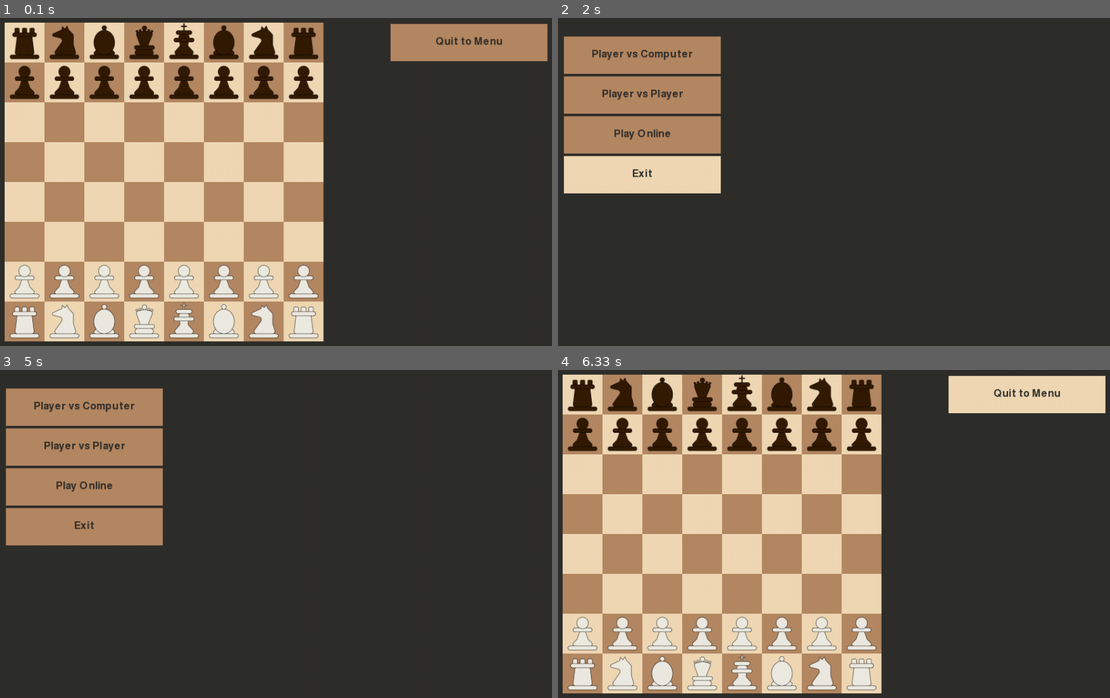
Above: before the commit, frames 1-4 (two rows, left to right).
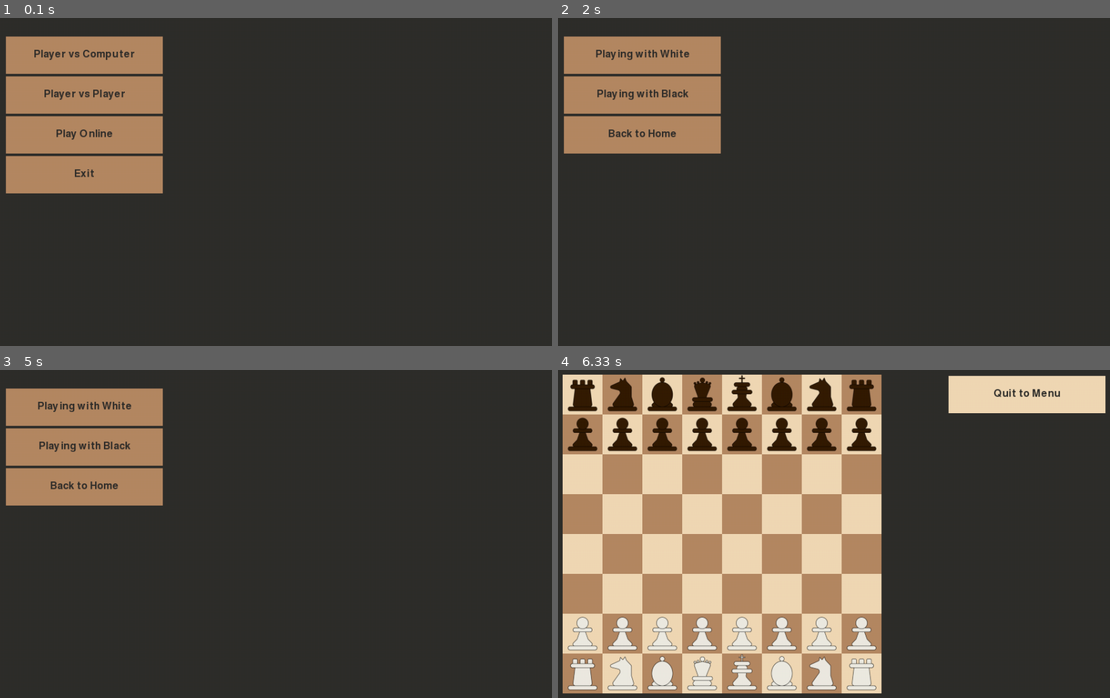
Above: after the commit, the same moments.

Repository: yudur/chess-pygame
Game: pygame game, started from src/main.py
Two runs of this game, one before a commit and one after it. Both use one fixed random seed, a clock stepped at 60 frames per second and the inputs below.
Inputs (mouse positions are in pixels of both pictures, inside the frame that each line leads up to):
- Up to frame 1 (0.1 s): no input
- Up to frame 2 (2 s): press the mouse at (640, 93) at 0.37 s; move the mouse to (723, 86) at 0.47 s; release the mouse at (811, 77) at 0.6 s; press the mouse at (1027, 40) at 0.7 s; move the mouse to (822, 165) at 0.8 s; release the mouse at (618, 293) at 0.93 s; click "Player vs Computer" at 1.05 s; press the mouse at (640, 132) at 1.37 s; move the mouse to (673, 221) at 1.47 s; release the mouse at (701, 306) at 1.6 s; press the mouse at (640, 54) at 1.7 s; move the mouse to (624, 113) at 1.8 s; release the mouse at (607, 172) at 1.93 s
- Up to frame 3 (5 s): press the mouse at (82, 484) at 2.03 s; move the mouse to (264, 579) at 2.13 s; release the mouse at (441, 671) at 2.27 s; press the mouse at (82, 445) at 2.37 s; move the mouse to (165, 419) at 2.47 s; release the mouse at (248, 389) at 2.6 s; press the mouse at (165, 534) at 2.7 s; move the mouse to (303, 488) at 2.8 s; release the mouse at (447, 442) at 2.93 s; press the mouse at (469, 392) at 3.03 s; move the mouse to (264, 406) at 3.13 s; release the mouse at (66, 419) at 3.27 s; press the mouse at (82, 445) at 3.37 s; move the mouse to (176, 511) at 3.47 s; release the mouse at (264, 576) at 3.6 s; click (143, 655) at 3.72 s; click (55, 652) at 4.05 s; press the mouse at (469, 392) at 4.37 s; move the mouse to (458, 452) at 4.47 s; release the mouse at (447, 507) at 4.6 s; press the mouse at (82, 406) at 4.7 s; move the mouse to (264, 504) at 4.8 s; release the mouse at (452, 599) at 4.93 s
- Up to frame 4 (6.33 s): press the mouse at (640, 484) at 5.03 s; move the mouse to (834, 474) at 5.13 s; release the mouse at (1027, 461) at 5.27 s; press the mouse at (640, 445) at 5.37 s; move the mouse to (718, 455) at 5.47 s; release the mouse at (789, 461) at 5.6 s; press the mouse at (1027, 392) at 5.7 s; move the mouse to (1032, 432) at 5.8 s; release the mouse at (1043, 468) at 5.93 s; press the mouse at (640, 445) at 6.03 s; move the mouse to (822, 422) at 6.13 s; release the mouse at (1005, 399) at 6.27 s

The runs differ from the first frame. In frame 1, 54% of the frame differs, in the area x 0-100%, y 1-99%; in frame 2, 4.0%; in frame 3, 4.0%; in frame 4, nothing differs.

Commit message:
feat: integrate Stockfish AI and add board flip for black

Diff:
--- /dev/null
+++ b/src/chess/ai.py
@@ -0,0 +1,171 @@
+from __future__ import annotations
+
+from typing import Optional, Tuple
+
+from stockfish import Stockfish
+
+from src.utils import settings
+from src.chess.board import Board
+from src.chess.pieces.king import King
+from src.chess.pieces.rook import Rook
+
+
+Coord = Tuple[int, int]
+MoveCoords = Tuple[Coord, Coord]
+
+
+class AiEngine:
+    """Thin wrapper around the Stockfish engine.
+
+    This class is responsible only for:
+    - holding a Stockfish instance
+    - translating our Board into FEN
+    - translating a UCI move (e2e4) into (row, col) coordinates
+    """
+
+    def __init__(self, color: str, elo: int = 1350) -> None:
+        # 'white' or 'black' that this engine plays as
+        self.color = color
+
+        # Path to the Stockfish binary is configured in settings
+        self.sf = Stockfish(settings.STOCKFISH_PATH)
+        self.sf.set_elo_rating(elo)
+
+    def get_move(
+        self,
+        board: Board,
+        side_to_move: str,
+        time_limit_ms: int = 1000,
+    ) -> Optional[MoveCoords]:
+        """Ask Stockfish for a move for the given side.
+
+        :param board: Current Board instance.
+        :param side_to_move: 'white' or 'black'. Should match the current_turn
+                             in GameLogic when this is called.
+        :param time_limit_ms: Time limit hint in milliseconds (not all
+                              Stockfish Python bindings use it; we fall back
+                              to get_best_move() if needed).
+        :return: ((from_row, from_col), (to_row, to_col)) or None if no move.
+        """
+
+        fen = _board_to_fen(board, side_to_move)
+        self.sf.set_fen_position(fen)
+
+        # Some versions expose get_best_move_time, others only get_best_move.
+        move_str: Optional[str]
+        if hasattr(self.sf, "get_best_move_time"):
+            move_str = self.sf.get_best_move_time(time_limit_ms)
+        else:
+            move_str = self.sf.get_best_move()
+
+        if not move_str:
+            return None
+
+        return _uci_to_coords(move_str)
+
+
+def _board_to_fen(board: Board, color: str) -> str:
+    """Convert internal Board representation to a FEN string.
+
+    This includes:
+    - piece placement from our 8x8 array
+    - active color ("w" or "b")
+    - basic castling rights inferred from king/rook has_moved flags
+    - en-passant and move counters simplified ("- 0 1")
+    """
+
+    rows = []
+    for row in range(8):  # 0 (black back rank) -> 7 (white back rank)
+        empty = 0
+        row_str = ""
+        for col in range(8):
+            piece = board.get_piece(row, col)
+            if piece is None:
+                empty += 1
+                continue
+
+            if empty > 0:
+                row_str += str(empty)
+                empty = 0
+
+            kind = piece.kind
+            if kind == "pawn":
+                letter = "p"
+            elif kind == "rook":
+                letter = "r"
+            elif kind == "knight":
+                letter = "n"
+            elif kind == "bishop":
+                letter = "b"
+            elif kind == "queen":
+                letter = "q"
+            elif kind == "king":
+                letter = "k"
+            else:
+                letter = "?"
+
+            if piece.color == "white":
+                letter = letter.upper()
+
+            row_str += letter
+
+        if empty > 0:
+            row_str += str(empty)
+        rows.append(row_str)
+
+    placement = "/".join(rows)
+
+    active_color = "w" if color == "white" else "b"
+
+    rights = []
+
+    # White castling
+    wk = board.get_piece(7, 4)
+    if isinstance(wk, King) and not wk.has_moved:
+        wr_h = board.get_piece(7, 7)
+        wr_a = board.get_piece(7, 0)
+        if isinstance(wr_h, Rook) and not wr_h.has_moved:
+            rights.append("K")
+        if isinstance(wr_a, Rook) and not wr_a.has_moved:
+            rights.append("Q")
+
+    # Black castling
+    bk = board.get_piece(0, 4)
+    if isinstance(bk, King) and not bk.has_moved:
+        br_h = board.get_piece(0, 7)
+        br_a = board.get_piece(0, 0)
+        if isinstance(br_h, Rook) and not br_h.has_moved:
+            rights.append("k")
+        if isinstance(br_a, Rook) and not br_a.has_moved:
+            rights.append("q")
+
+    castling = "".join(rights) if rights else "-"
+
+    en_passant = "-"
+    halfmove = 0
+    fullmove = 1
+
+    return f"{placement} {active_color} {castling} {en_passant} {halfmove} {fullmove}"
+
+
+def _uci_to_coords(move: str) -> MoveCoords:
+    """Convert a UCI move string (e.g. 'e2e4') to (row, col) coordinates."""
+
+    if len(move) < 4:
+        raise ValueError(f"Invalid UCI move: {move}")
+
+    from_file, from_rank, to_file, to_rank = move[0], move[1], move[2], move[3]
+
+    def file_to_col(ch: str) -> int:
+        return ord(ch) - ord("a")
+
+    def rank_to_row(ch: str) -> int:
+        # Rank '8' is row 0, rank '1' is row 7
+        return 8 - int(ch)
+
+    from_col = file_to_col(from_file)
+    from_row = rank_to_row(from_rank)
+    to_col = file_to_col(to_file)
+    to_row = rank_to_row(to_rank)
+
+    return (from_row, from_col), (to_row, to_col)
--- /dev/null
+++ b/src/core/chess_session.py
@@ -0,0 +1,88 @@
+from abc import ABC, abstractmethod
+
+from src.chess.game_logic import GameLogic
+
+
+class ChessSession(ABC):
+    """Abstracts a game mode (local, online, vs AI).
+
+    It encapsulates GameLogic and exposes high-level operations
+    that the game state (GameState) needs to call.
+    """
+
+    def __init__(self, local_color: str | None) -> None:
+        # Chess rules engine, shared across all modes
+        self.logic = GameLogic()
+        self.local_color = local_color
+
+    @abstractmethod
+    def handle_board_click(self, row: int, col: int) -> None:
+        """Handle a click on a board square (logical coordinates)."""
+        raise NotImplementedError
+
+    def update(self, dt: float) -> None:
+        """Session-specific updates (network, AI, timers, etc.).
+
+        In a pure local game, there is nothing to do here.
+        """
+
+
+class LocalChessSession(ChessSession):
+    """Local game session (Player vs Player on the same PC)."""
+
+    def handle_board_click(self, row: int, col: int) -> None:
+        # In local mode, just delegate to GameLogic to decide selection/move
+        self.logic.select_square(row, col)
+
+
+class OnlineChessSession(ChessSession):
+    pass
+
+
+class AiChessSession(ChessSession):
+    def __init__(self, local_color):
+        from src.chess.ai import AiEngine
+
+        super().__init__(local_color)
+
+        # Human plays as local_color; AI plays as the opposite color
+        self.human_color = local_color
+        self.ai_color = "black" if local_color == "white" else "white"
+        self.ai = AiEngine(color=self.ai_color, elo=1900)
+
+    def handle_board_click(self, row, col):
+        """Handle human input only when it's the human's turn."""
+
+        if self.logic.game_over:
+            return
+
+        if self.logic.current_turn != self.human_color:
+            # Ignore clicks when it's not the human's turn
+            return
+
+        self.logic.select_square(row, col)
+
+    def update(self, dt: float) -> None:
+        """Let the AI move automatically when it's its turn."""
+
+        if self.logic.game_over:
+            return
+
+        if self.logic.current_turn != self.ai_color:
+            return
+
+        move = self.ai.get_move(self.logic.board, self.ai_color)
+        if move is None:
+            return
+
+        (from_row, from_col), (to_row, to_col) = move
+
+        # Apply the move using the existing selection/move logic
+        self.logic.select_square(from_row, from_col)
+        self.logic.select_square(to_row, to_col)
+
+        # If AI's move created a pending promotion, auto-promote to queen
+        if self.logic.pending_promotion is not None:
+            self.logic.promote_pawn(
+                "queen"
+            )  # TODO: adapt to AI to do your own promotion
--- a/src/core/game.py
+++ b/src/core/game.py
@@ -2,7 +2,7 @@
 
 from src.core.state_manager import StateManager
 
-from src.states.game_state import GameState
+from src.states.home_state import HomeState
 from src.utils import settings
 
 
@@ -16,7 +16,7 @@
         self.running = True
 
         self.state_manager = StateManager()
-        self.state_manager.change_state(GameState(self.state_manager))
+        self.state_manager.change_state(HomeState(self.state_manager))
 
     def run(self):
         while self.running:
--- a/src/states/game_state.py
+++ b/src/states/game_state.py
@@ -1,6 +1,6 @@
 import pygame
-from src.chess.game_logic import GameLogic
 from src.core.state import State
+from src.core.chess_session import ChessSession
 
 from src.ui.board_renderer import BoardRenderer
 from src.ui.piece_renderer import PieceRenderer
@@ -11,19 +11,25 @@
 from src.utils import settings
 
 
-
 class GameState(State):
-    def __init__(self, manager):
+    def __init__(self, manager, session: ChessSession):
         self.manager = manager
-        self.logic = GameLogic()
+        # Game session (local, online, vs AI, etc.)
+        self.session = session
+        # GameLogic comes from inside the session
+        self.logic = session.logic
 
         self.board_renderer = BoardRenderer(self.logic.board)
         self.piece_renderer = PieceRenderer()
         self.promotion_modal = ModalUpgradePawnRenderer(None, None)
         self.button_exit = ButtonRenderer(
-            pos=(settings.WIDTH - (settings.TILESIZE * 4 + settings.START_GRID_BOARD_POS[0]), settings.START_GRID_BOARD_POS[1]),
+            pos=(
+                settings.WIDTH
+                - (settings.TILESIZE * 4 + settings.START_GRID_BOARD_POS[0]),
+                settings.START_GRID_BOARD_POS[1],
+            ),
             size=(settings.TILESIZE * 4, settings.TILESIZE),
-            text="Quit to Menu"
+            text="Quit to Menu",
         )
         self.game_over_notification = GameOverNotificationRenderer(None)
 
@@ -33,14 +39,17 @@
         self.mouse_pos = (0, 0)
 
     def enter(self):
-        print("Entering Game State")
+        pass
 
     def exit(self):
-        print("exitting Game State")
+        pass
 
     def handle_event(self, event):
         if event.type == pygame.MOUSEBUTTONDOWN:
             x, y = event.pos
+
+            # Determine if board should be rendered from Black's perspective
+            flipped = getattr(self.session, "local_color", None) == "black"
 
             # If there is a pending promotion, only handle clicks for the promotion modal
             if self.logic.pending_promotion is not None:
@@ -54,13 +63,21 @@
             # Check if button was clicked
             if self.button_exit.is_clicked((x, y)):
                 from src.states.home_state import HomeState
-                self.manager.change_state(HomeState(self.manager))  # Go back to home menu
+
+                self.manager.change_state(
+                    HomeState(self.manager)
+                )  # Go back to home menu
                 return
 
-            row, col = (
-                (y - settings.START_GRID_BOARD_POS[1]) // settings.TILESIZE,
-                (x - settings.START_GRID_BOARD_POS[0]) // settings.TILESIZE,
-            )
+            screen_row = (y - settings.START_GRID_BOARD_POS[1]) // settings.TILESIZE
+            screen_col = (x - settings.START_GRID_BOARD_POS[0]) // settings.TILESIZE
+
+            if flipped:
+                row = 7 - screen_row
+                col = 7 - screen_col
+            else:
+                row = screen_row
+                col = screen_col
 
             if 0 <= row < 8 and 0 <= col < 8:
                 piece = self.logic.board.get_piece(row, col)
@@ -72,11 +89,11 @@
                     self.drag_origin = (row, col)
                     self.mouse_pos = event.pos
 
-                    # Also let the logic compute valid moves for this piece
-                    self.logic.select_square(row, col)
+                    # Also let the session/logic compute valid moves
+                    self.session.handle_board_click(row, col)
                 else:
-                    # Clicked an empty square or enemy piece: delegate to logic (may clear selection)
-                    self.logic.select_square(row, col)
+                    # Clicked an empty square or enemy piece: delegate to session/logic
+                    self.session.handle_board_click(row, col)
 
         elif event.type == pygame.MOUSEMOTION:
             if self.dragging:
@@ -85,14 +102,21 @@
         elif event.type == pygame.MOUSEBUTTONUP:
             if self.dragging:
                 x, y = event.pos
-                row, col = (
-                    (y - settings.START_GRID_BOARD_POS[1]) // settings.TILESIZE,
-                    (x - settings.START_GRID_BOARD_POS[0]) // settings.TILESIZE,
-                )
+                flipped = getattr(self.session, "local_color", None) == "black"
+
+                screen_row = (y - settings.START_GRID_BOARD_POS[1]) // settings.TILESIZE
+                screen_col = (x - settings.START_GRID_BOARD_POS[0]) // settings.TILESIZE
+
+                if flipped:
+                    row = 7 - screen_row
+                    col = 7 - screen_col
+                else:
+                    row = screen_row
+                    col = screen_col
 
                 if 0 <= row < 8 and 0 <= col < 8:
-                    # Drop on a board square: let GameLogic decide if it's a valid move
-                    self.logic.select_square(row, col)
+                    # Drop on a board square: let the session/logic decide if it's a valid move
+                    self.session.handle_board_click(row, col)
                 else:
                     # Dropped outside the board: cancel selection
                     self.logic.selected_piece = None
@@ -104,12 +128,17 @@
 
     def update(self, dt):
         self.button_exit.update(pygame.mouse.get_pos())
+        self.session.update(dt)
 
     def render(self, screen):
         self.button_exit.draw(screen)
 
-        self.board_renderer.draw(screen)
-        self.board_renderer.draw_highlights(screen, self.logic.valid_moves)
+        flipped = getattr(self.session, "local_color", None) == "black"
+
+        self.board_renderer.draw(screen, flipped=flipped)
+        self.board_renderer.draw_highlights(
+            screen, self.logic.valid_moves, flipped=flipped
+        )
 
         dragging_piece = self.drag_piece if self.dragging else None
 
@@ -120,7 +149,7 @@
                     # When dragging, don't draw the piece at its board square
                     if dragging_piece is not None and piece is dragging_piece:
                         continue
-                    self.piece_renderer.draw(screen, piece)
+                    self.piece_renderer.draw(screen, piece, flipped=flipped)
 
         # Draw the dragged piece following the mouse cursor, if any
         if dragging_piece is not None:
--- a/src/states/home_state.py
+++ b/src/states/home_state.py
@@ -11,46 +11,63 @@
         self.manager = manager
 
         self.button_start_game_against_computer = ButtonRenderer(
-            pos=(settings.START_GRID_BOARD_POS[0], settings.START_GRID_BOARD_POS[1] + 20),
+            pos=(
+                settings.START_GRID_BOARD_POS[0],
+                settings.START_GRID_BOARD_POS[1] + 20,
+            ),
             size=(settings.TILESIZE * 4, settings.TILESIZE),
-            text="Player vs Computer"
+            text="Player vs Computer",
         )
         self.button_start_local_game = ButtonRenderer(
-            pos=(settings.START_GRID_BOARD_POS[0], settings.START_GRID_BOARD_POS[1] + settings.TILESIZE * 1 + 20),
+            pos=(
+                settings.START_GRID_BOARD_POS[0],
+                settings.START_GRID_BOARD_POS[1] + settings.TILESIZE * 1 + 20,
+            ),
             size=(settings.TILESIZE * 4, settings.TILESIZE),
-            text="Player vs Player"
+            text="Player vs Player",
         )
         self.button_start_online_game = ButtonRenderer(
-            pos=(settings.START_GRID_BOARD_POS[0], settings.START_GRID_BOARD_POS[1] + settings.TILESIZE * 2 + 20),
+            pos=(
+                settings.START_GRID_BOARD_POS[0],
+                settings.START_GRID_BOARD_POS[1] + settings.TILESIZE * 2 + 20,
+            ),
             size=(settings.TILESIZE * 4, settings.TILESIZE),
-            text="Play Online"
+            text="Play Online",
         )
         self.button_exit = ButtonRenderer(
-            pos=(settings.START_GRID_BOARD_POS[0], settings.START_GRID_BOARD_POS[1] + settings.TILESIZE * 3 + 20),
+            pos=(
+                settings.START_GRID_BOARD_POS[0],
+                settings.START_GRID_BOARD_POS[1] + settings.TILESIZE * 3 + 20,
+            ),
             size=(settings.TILESIZE * 4, settings.TILESIZE),
-            text="Exit"
+            text="Exit",
         )
 
     def enter(self):
-        print("Entering Home State")
+        pass
 
     def exit(self):
-        print("Exiting Home State")
+        pass
 
     def handle_event(self, event):
         if event.type == pygame.MOUSEBUTTONDOWN:
             x, y = event.pos
 
             if self.button_start_game_against_computer.is_clicked((x, y)):
-                print("Start game against computer")
-                # Here you would transition to the GameState with a flag for vs computer
+                # Here, in the future, you can create a specific vs AI session
+                from src.states.select_color_vs_ai_state import SelectColorVsAiState
+
+                self.manager.change_state(SelectColorVsAiState(self.manager))
                 return
 
             if self.button_start_local_game.is_clicked((x, y)):
-                print("Start local game")
+                # Transition to GameState with a local session (Player vs Player)
                 from src.states.game_state import GameState
-                # Here you would transition to the GameState for local play
-                self.manager.change_state(GameState(self.manager))  # For now just go to GameState without vs computer flag
+                from src.core.chess_session import LocalChessSession
+
+                self.manager.change_state(
+                    GameState(self.manager, LocalChessSession(None))
+                )
 
             if self.button_start_online_game.is_clicked((x, y)):
                 print("Start online game")
@@ -63,10 +80,12 @@
                 exit()
 
     def update(self, dt):
-        self.button_start_game_against_computer.update(pygame.mouse.get_pos())
-        self.button_start_local_game.update(pygame.mouse.get_pos())
-        self.button_start_online_game.update(pygame.mouse.get_pos())
-        self.button_exit.update(pygame.mouse.get_pos())
+        mouse_pos = pygame.mouse.get_pos()
+
+        self.button_start_game_against_computer.update(mouse_pos)
+        self.button_start_local_game.update(mouse_pos)
+        self.button_start_online_game.update(mouse_pos)
+        self.button_exit.update(mouse_pos)
 
     def render(self, screen):
         self.button_start_game_against_computer.draw(screen)
--- /dev/null
+++ b/src/states/select_color_vs_ai_state.py
@@ -0,0 +1,73 @@
+import pygame
+from src.core.state import State
+from src.ui.button_renderer import ButtonRenderer
+from src.utils import settings
+
+from src.core.chess_session import AiChessSession
+from src.states.game_state import GameState
+
+
+class SelectColorVsAiState(State):
+    def __init__(self, manager):
+        self.manager = manager
+
+        self.button_playing_with_white = ButtonRenderer(
+            pos=(
+                settings.START_GRID_BOARD_POS[0],
+                settings.START_GRID_BOARD_POS[1] + 20,
+            ),
+            size=(settings.TILESIZE * 4, settings.TILESIZE),
+            text="Playing with White",
+        )
+        self.button_playing_with_black = ButtonRenderer(
+            pos=(
+                settings.START_GRID_BOARD_POS[0],
+                settings.START_GRID_BOARD_POS[1] + settings.TILESIZE * 1 + 20,
+            ),
+            size=(settings.TILESIZE * 4, settings.TILESIZE),
+            text="Playing with Black",
+        )
+
+        self.back_to_home = ButtonRenderer(
+            pos=(
+                settings.START_GRID_BOARD_POS[0],
+                settings.START_GRID_BOARD_POS[1] + settings.TILESIZE * 2 + 20,
+            ),
+            size=(settings.TILESIZE * 4, settings.TILESIZE),
+            text="Back to Home",
+        )
+
+    def enter(self):
+        pass
+
+    def exit(self):
+        pass
+
+    def handle_event(self, event):
+        if event.type == pygame.MOUSEBUTTONDOWN:
+            x, y = event.pos
+
+            if self.button_playing_with_white.is_clicked((x, y)):
+                self.manager.change_state(
+                    GameState(self.manager, AiChessSession("white"))
+                )
+            elif self.button_playing_with_black.is_clicked((x, y)):
+                self.manager.change_state(
+                    GameState(self.manager, AiChessSession("black"))
+                )
+            elif self.back_to_home.is_clicked((x, y)):
+                from src.states.home_state import HomeState
+
+                self.manager.change_state(HomeState(self.manager))
+
+    def update(self, dt):
+        mouse_pos = pygame.mouse.get_pos()
+
+        self.button_playing_with_white.update(mouse_pos)
+        self.button_playing_with_black.update(mouse_pos)
+        self.back_to_home.update(mouse_pos)
+
+    def render(self, screen):
+        self.button_playing_with_white.draw(screen)
+        self.button_playing_with_black.draw(screen)
+        self.back_to_home.draw(screen)
--- a/src/ui/board_renderer.py
+++ b/src/ui/board_renderer.py
@@ -7,27 +7,35 @@
     def __init__(self, board: Board):
         self.board = board
 
-    def draw(self, screen: pygame.Surface):
+    def draw(self, screen: pygame.Surface, flipped: bool = False):
         for row in range(8):
             for col in range(8):
+                # Map board coordinates to screen coordinates depending on orientation
+                screen_row = 7 - row if flipped else row
+                screen_col = 7 - col if flipped else col
+
                 color = (
                     settings.BOARD_LIGHT_COLOR
-                    if (row + col) % 2 == 0
+                    if (screen_row + screen_col) % 2 == 0
                     else settings.BOARD_DARK_COLOR
                 )
                 rect = pygame.Rect(
-                    col * settings.TILESIZE + settings.START_GRID_BOARD_POS[0],
-                    row * settings.TILESIZE + settings.START_GRID_BOARD_POS[1],
+                    screen_col * settings.TILESIZE + settings.START_GRID_BOARD_POS[0],
+                    screen_row * settings.TILESIZE + settings.START_GRID_BOARD_POS[1],
                     settings.TILESIZE,
                     settings.TILESIZE,
                 )
                 pygame.draw.rect(screen, color, rect)
 
-    def draw_highlights(self, screen: pygame.Surface, moves):
+    def draw_highlights(self, screen: pygame.Surface, moves, flipped: bool = False):
         for row, col in moves:
+            # Map board coordinates of highlighted squares to screen coordinates
+            screen_row = 7 - row if flipped else row
+            screen_col = 7 - col if flipped else col
+
             rect = pygame.Rect(
-                col * settings.TILESIZE + settings.START_GRID_BOARD_POS[0],
-                row * settings.TILESIZE + settings.START_GRID_BOARD_POS[1],
+                screen_col * settings.TILESIZE + settings.START_GRID_BOARD_POS[0],
+                screen_row * settings.TILESIZE + settings.START_GRID_BOARD_POS[1],
                 settings.TILESIZE,
                 settings.TILESIZE,
             )
--- a/src/ui/piece_renderer.py
+++ b/src/ui/piece_renderer.py
@@ -9,13 +9,18 @@
         self.img = None
         self.image_cache = ImageCache()
 
-    def draw(self, screen: pygame.Surface, piece: Piece):
+    def draw(self, screen: pygame.Surface, piece: Piece, flipped: bool = False):
         row, col = piece.position
+
+        # Map board coordinates to screen coordinates depending on orientation
+        screen_row = 7 - row if flipped else row
+        screen_col = 7 - col if flipped else col
+
         center = (
-            col * settings.TILESIZE
+            screen_col * settings.TILESIZE
             + settings.TILESIZE // 2
             + settings.START_GRID_BOARD_POS[0],
-            row * settings.TILESIZE
+            screen_row * settings.TILESIZE
             + settings.TILESIZE // 2
             + settings.START_GRID_BOARD_POS[1],
         )
--- a/src/utils/settings.py
+++ b/src/utils/settings.py
@@ -31,6 +31,9 @@
     "black": "black\\b_",
 }
 
+STOCKFISH_EXECUTOR = "stockfish-windows-x86-64.exe"
+STOCKFISH_PATH = ASSETS_PATH / "engines" / "stockfish" / STOCKFISH_EXECUTOR
+
 
 def initialize_display_settings():
     """Initialize screen constants ONCE after pygame.init()."""
Not shown, changed: Pipfile
Not shown, changed: .gitignore
Not shown, changed: Pipfile.lock
Not shown, added: assets/engines/.gitkeep
